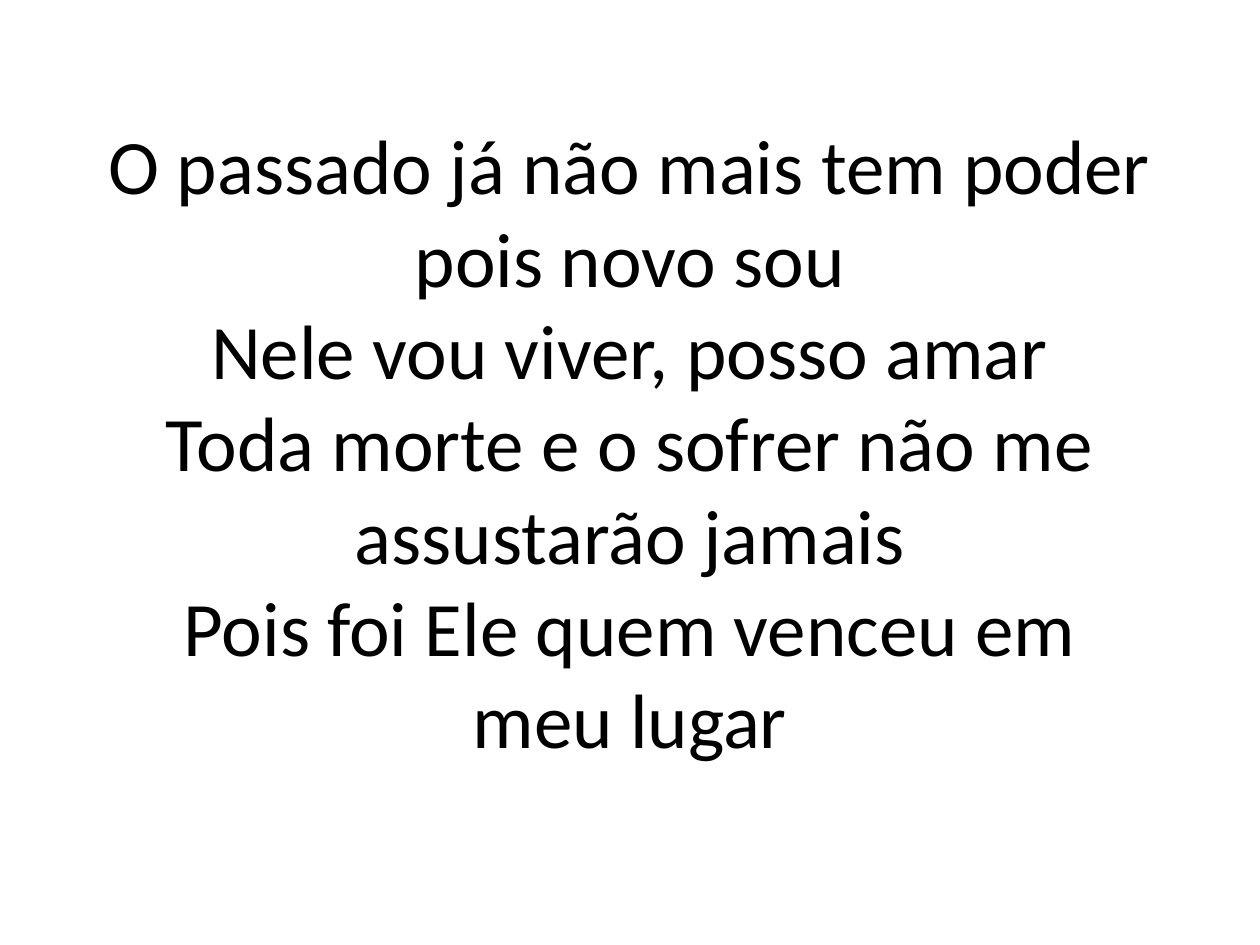
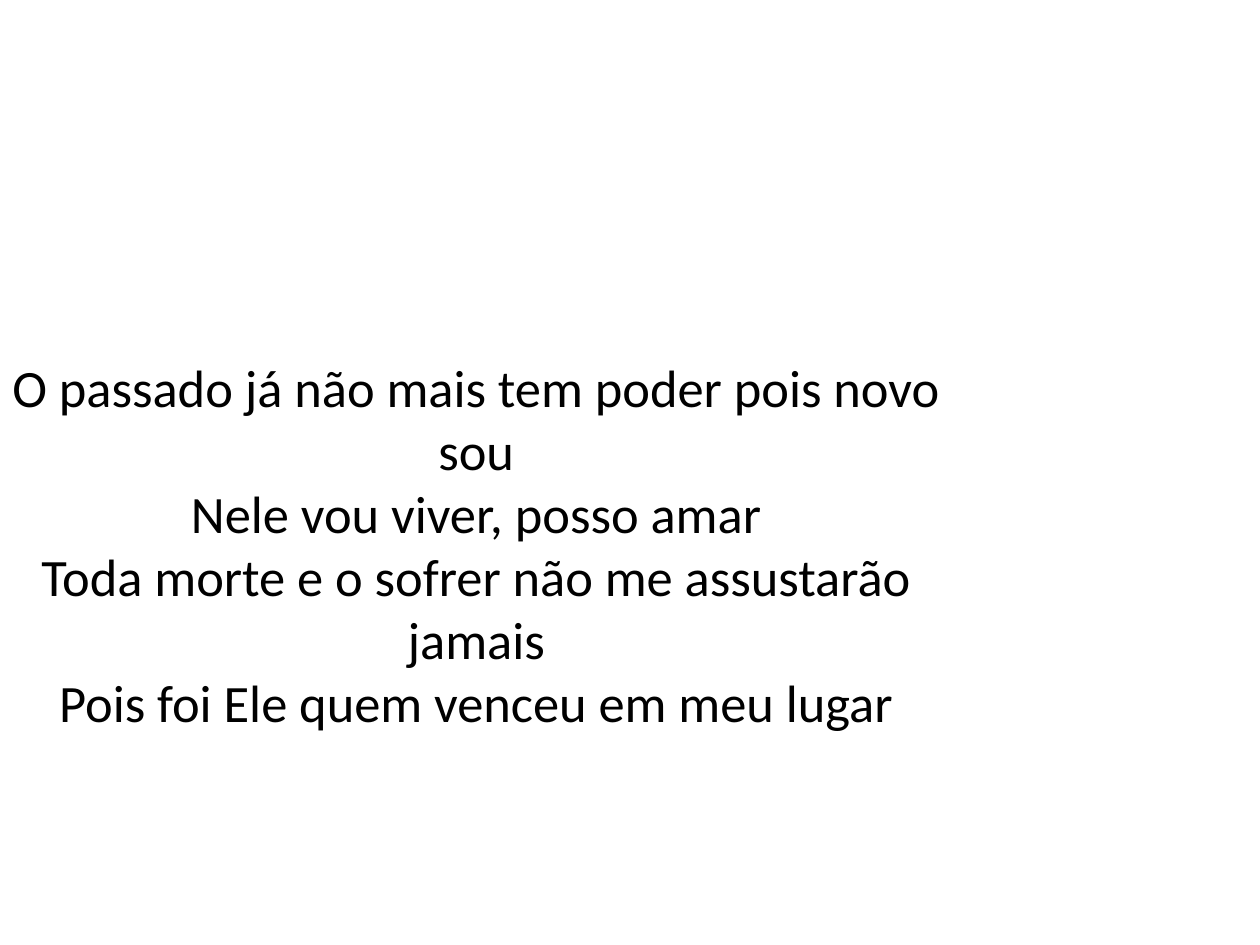
Before and after one commit to hugo-wemer/slide_creator, a slide deck: slide 8 of redencao.pptx. Drawn at 1260x945 pixels with LibreOffice and Linux fonts; fonts in the diff are those of the drawing. Boxes give left, top, right and bottom in pixels: in the first picture for what was removed or moved away, otherwise in the second. Text is boxed around its words. In the diff, an @@ line names an element or a change of style, - is before the commit and + after.

```diff
--- a/redencao.pptx
+++ b/redencao.pptx
@@ text "O passado já não mais ..." at [12, 370, 939, 731]: vertical alignment middle to top @@
@@ text at [12, 370, 939, 731]: text changed; size 44 to 30 pt @@
-O passado já não mais tem poder pois novo sou
-Nele vou viver, posso amar
-Toda morte e o sofrer não me assustarão jamais
-Pois foi Ele quem venceu em meu lugar
+O passado já não mais tem poder pois novo sou
+Nele vou viver, posso amar
+Toda morte e o sofrer não me assustarão jamais
+Pois foi Ele quem venceu em meu lugar
```
Also in this commit, not shown: 9 other slides changed, 1 other file.
